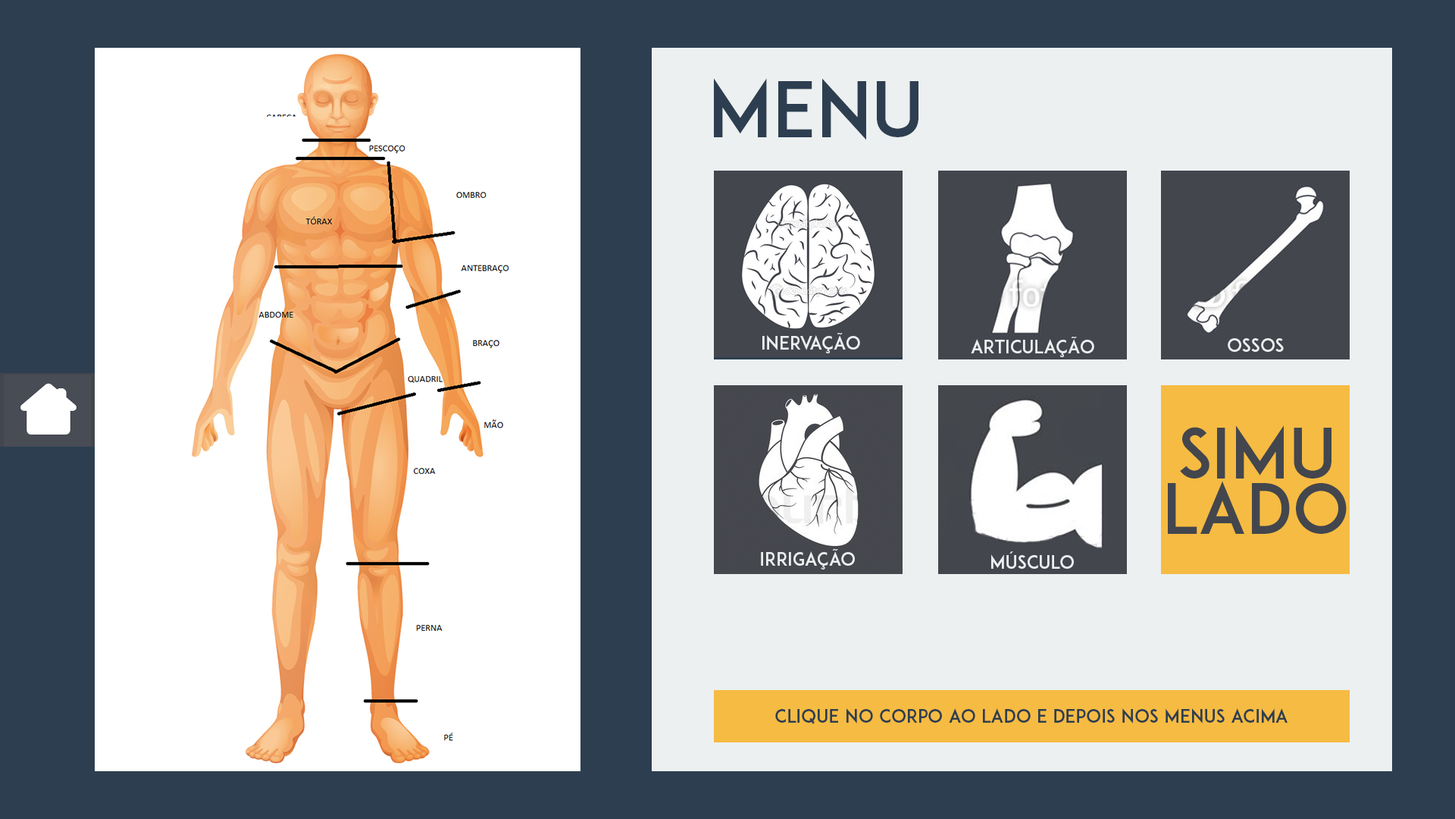
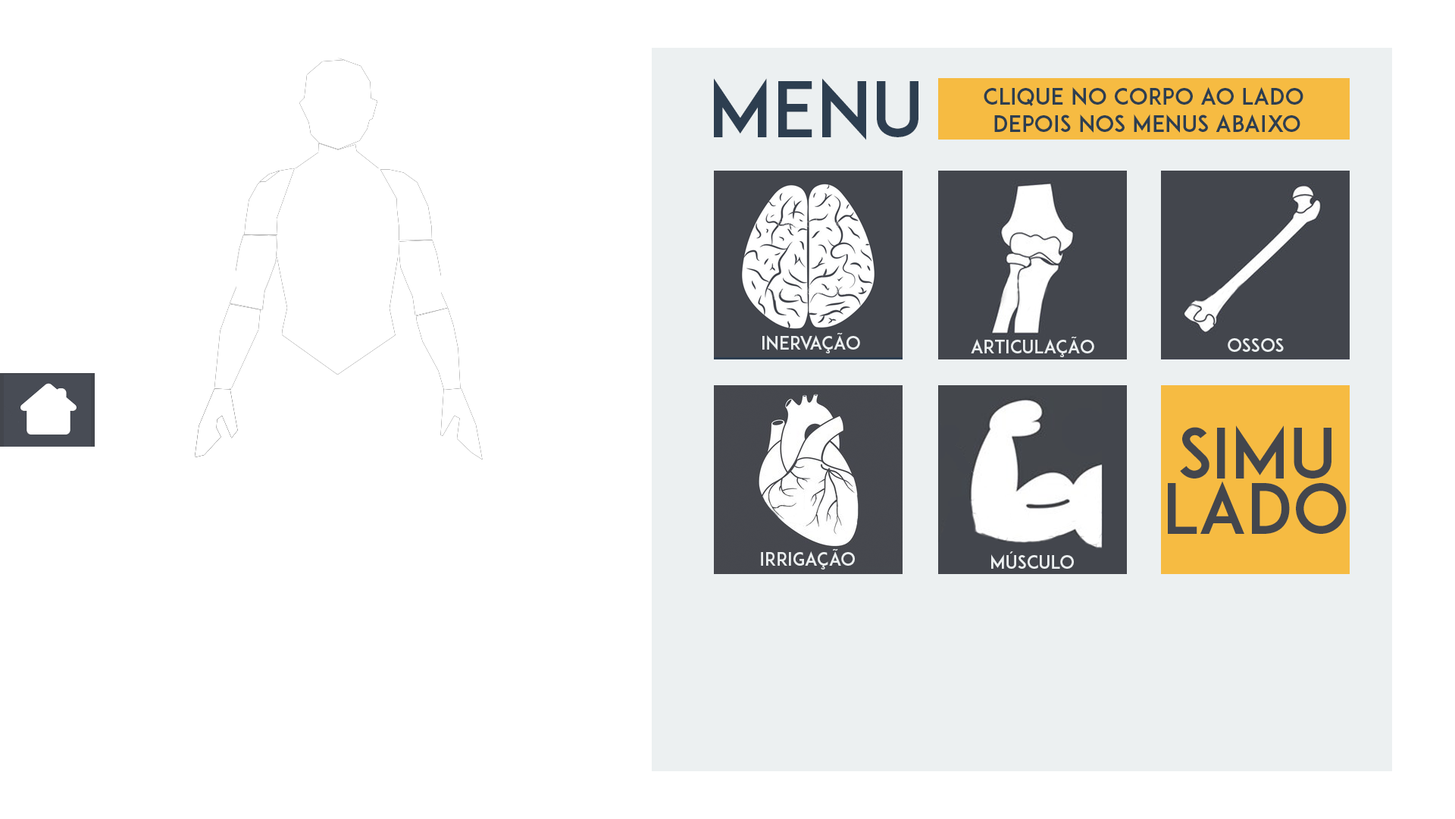
Before/after of a w=1455, h=819 layered artwork. What changed in the layer stack:
renamed "cLIQUE NO CORPO AO LADO E DEPOIS NOS MENUS ACIMA" to "cLIQUE NO CORPO AO LADO DEPOIS NOS MENUS ABAIXO", painted on it over (775, 86, 1304, 724)
painted on "DESCRIÇÃO" over (714, 78, 1350, 743)
painted on "Camada 6" over (763, 276, 1244, 527)
painted on "Camada 5" over (1161, 181, 1350, 360)
painted on "Camada 3" over (770, 216, 849, 301)
added group "clicks" with 19 layers above "Body" over (194, 57, 483, 761)
added layer "mao_direita" in group "clicks" over (194, 388, 239, 458)
added layer "mao_esquerda" in group "clicks" over (194, 388, 483, 460)
added layer "braco_direito" in group "clicks" over (214, 303, 261, 389)
added layer "braco_esquerda" in group "clicks" over (416, 307, 461, 391)
added layer "antibraco_direito" in group "clicks" over (229, 234, 279, 311)
added layer "antibraco_esquerdo" in group "clicks" over (398, 239, 448, 316)
added layer "ombro_direito" in group "clicks" over (244, 168, 295, 235)
added layer "ombro_esquerdo" in group "clicks" over (380, 169, 433, 241)
showed "cabeca", moved it into group "clicks", painted on it over (297, 53, 379, 150)
removed layer "bodyMainDivide" from group "Body" over (86, 33, 589, 787)
added layer "pescoço" in group "clicks" over (295, 143, 379, 169)
showed "abdome", moved it into group "clicks", painted on it over (276, 256, 398, 375)
added layer "perna_direita" in group "clicks" over (273, 553, 320, 703)
added layer "perna_esquerda" in group "clicks" over (357, 554, 403, 704)
added layer "pe_direito" in group "clicks" over (247, 701, 307, 761)
added layer "pe_esquerdo" in group "clicks" over (369, 701, 429, 761)
hid group "Body" (2 layers) over (86, 33, 589, 787)
hid "Camada 1" over (0, 0, 1455, 819)
…and 1 more changes (1 painted)
